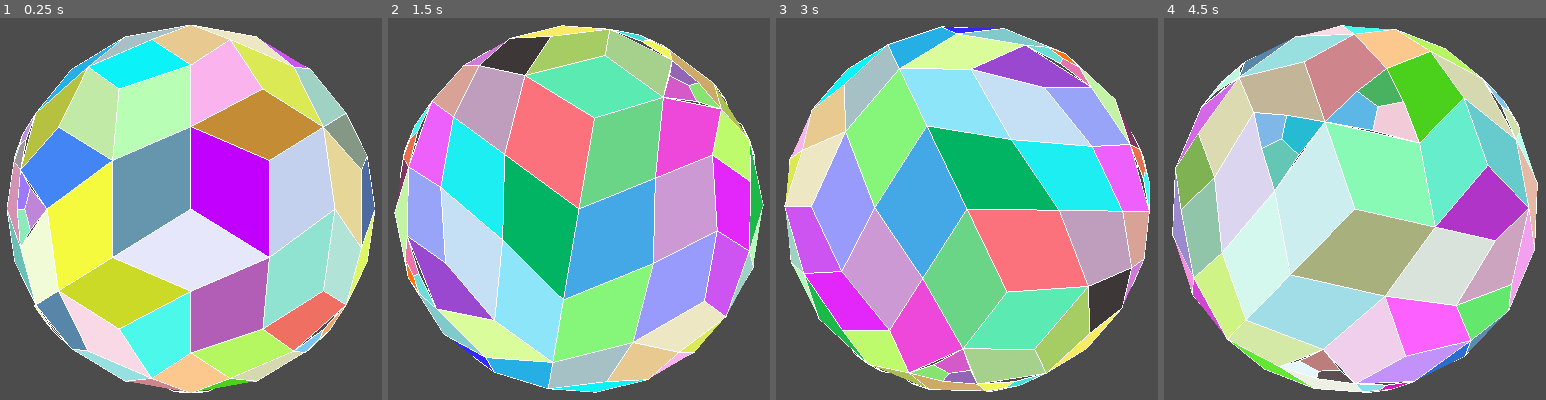
Above: before the commit, frames 1-4 (left to right).
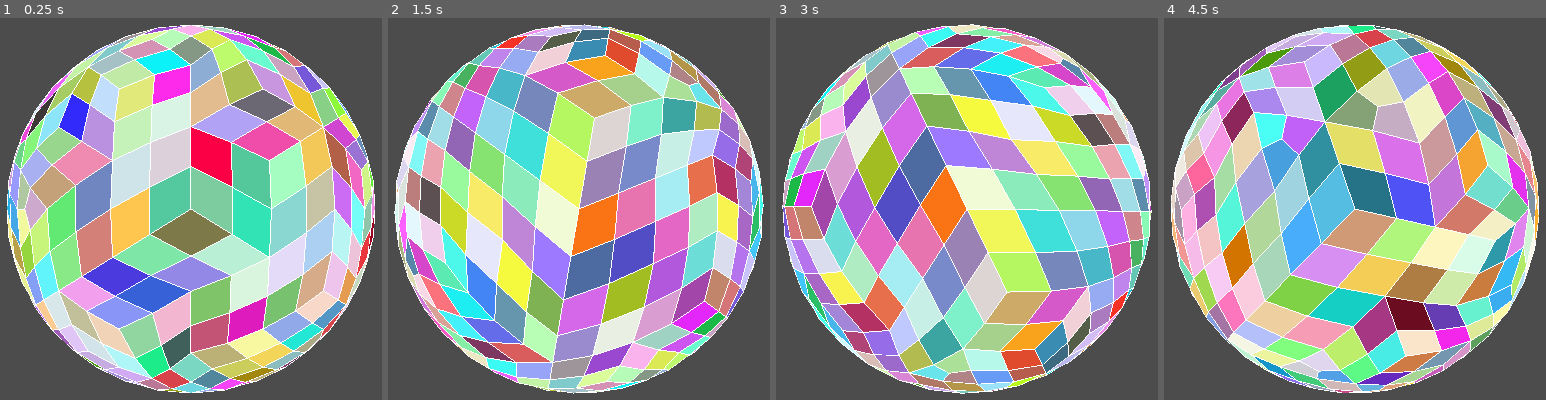
Above: after the commit, the same moments.

Repository: samuelbigos/globescaper
Game: Godot game, scene res://Game.tscn
Two runs of this game, one before a commit and one after it. Both use one fixed random seed, a clock stepped at 60 frames per second and the inputs below.
Inputs (mouse positions are in pixels of both pictures, inside the frame that each line leads up to):
- Up to frame 1 (0.25 s): no input
- Up to frame 2 (1.5 s): tap Enter at 0.5 s; move the mouse to (754, 186) at 0.52 s; hold Right mouse button (mouse_right) 0.53-1.28 s; tap Space at 1.25 s; move the mouse to (418, 231) at 1.27 s; right-click (418, 231) at 1.35 s
- Up to frame 3 (3 s): tap Enter at 2 s; move the mouse to (1047, 105) at 2.02 s; hold Right mouse button (mouse_right) 2.03-2.78 s; tap Space at 2.75 s; move the mouse to (928, 304) at 2.77 s; right-click (928, 304) at 2.85 s
- Up to frame 4 (4.5 s): tap Enter at 3.5 s; move the mouse to (outside the picture) at 3.52 s; hold Right mouse button (mouse_right) 3.53-4.28 s; tap Space at 4.25 s; move the mouse to (outside the picture) at 4.27 s; right-click (outside the picture) at 4.35 s

The runs differ from the first frame. In frame 1, 70% of the frame differs, in the area x 1-99%, y 1-99%; in frame 2, 72%; in frame 3, 72%; in frame 4, 71%.

Commit message:
Working icosphere subdivision.

Diff:
--- a/src/Icosphere.gd
+++ b/src/Icosphere.gd
@@ -9,26 +9,31 @@
 
 class Tri:
 	var type := "tri"
-	var verts = []
+	var v = []
+	var neighbors = [] # can be quads or tris
 
 	func has_edge(edge : Vector2) -> bool:
 		var edge_id = Vector2(min(edge.x, edge.y), max(edge.x, edge.y))
-		if Vector2(min(verts[0], verts[1]), max(verts[0], verts[1])) == edge_id:
+		if Vector2(min(v[0], v[1]), max(v[0], v[1])) == edge_id:
 			return true
-		if Vector2(min(verts[1], verts[2]), max(verts[1], verts[2])) == edge_id:
+		if Vector2(min(v[1], v[2]), max(v[1], v[2])) == edge_id:
 			return true
-		if Vector2(min(verts[2], verts[0]), max(verts[2], verts[0])) == edge_id:
+		if Vector2(min(v[2], v[0]), max(v[2], v[0])) == edge_id:
 			return true
 		return false
 
 	func uid() -> Vector3:
-		var sorted_verts = verts.duplicate()
+		var sorted_verts = v.duplicate()
 		sorted_verts.sort()
 		return Vector3(sorted_verts[0], sorted_verts[1], sorted_verts[2])
 
 class Quad:
 	var type := "quad"
-	var tris = []
+	var v = []
+	var neighbors = [] # can be quads or tris
+
+	var tri_1_uid : Vector3
+	var tri_2_uid : Vector3
 
 
 func generate_icosphere(verts, iterations : int):
@@ -37,6 +42,7 @@
 
 	var t = (1.0 + sqrt(5.0)) / 2.0;
 
+	# create base set of verts from which all tris are made
 	_add_vert(verts, Vector3(-1, t, 0))
 	_add_vert(verts, Vector3(1, t, 0))
 	_add_vert(verts, Vector3(-1, -t, 0))
@@ -50,6 +56,7 @@
 	_add_vert(verts, Vector3(-t, 0, -1))
 	_add_vert(verts, Vector3(-t, 0, 1))
 
+	# create base tris for the icosphere
 	var tris = []
 	tris.append(_add_triangle(5, 11, 0))
 	tris.append(_add_triangle(1, 5, 0))
@@ -75,16 +82,20 @@
 	tris.append(_add_triangle(7, 6, 8))
 	tris.append(_add_triangle(1, 8, 9))
 
+	# at this stage we connect up neighbors, and we need to remember update neighbors as
+	# we modify the icosphere since calculating neighbors again later will be expensive
+
+
 	for _i in range(0, iterations):
 		var new_tris = []
 		for tri in tris:
-			var a = _get_middle(middle_point_index_cache, verts, tri[0], tri[1])
-			var b = _get_middle(middle_point_index_cache, verts, tri[1], tri[2])
-			var c = _get_middle(middle_point_index_cache, verts, tri[2], tri[0])
-
-			new_tris.append(_add_triangle(tri[0], a, c))
-			new_tris.append(_add_triangle(tri[1], b, a))
-			new_tris.append(_add_triangle(tri[2], c, b))
+			var a = _get_middle_2(middle_point_index_cache, verts, tri.v[0], tri.v[1])
+			var b = _get_middle_2(middle_point_index_cache, verts, tri.v[1], tri.v[2])
+			var c = _get_middle_2(middle_point_index_cache, verts, tri.v[2], tri.v[0])
+
+			new_tris.append(_add_triangle(tri.v[0], a, c))
+			new_tris.append(_add_triangle(tri.v[1], b, a))
+			new_tris.append(_add_triangle(tri.v[2], c, b))
 			new_tris.append(_add_triangle(a, b, c))
 
 		tris = new_tris
@@ -95,15 +106,12 @@
 
 	for i in range(0, tris.size()):
 
-		var tri := Tri.new()
-		tri.verts.append(tris[i][0])
-		tri.verts.append(tris[i][1])
-		tri.verts.append(tris[i][2])
+		var tri = tris[i]
 
 		var cont = false
 		for poly in polys:
 			if poly.type == "quad":
-				if poly.tris[0].uid() == tri.uid() or poly.tris[1].uid() == tri.uid():
+				if poly.tri_1_uid == tri.uid() or poly.tri_2_uid == tri.uid():
 					cont = true
 					break
 
@@ -111,19 +119,19 @@
 			continue
 
 		var edges = []
-		if not used_edges.has(Vector2(min(tri.verts[0], tri.verts[1]), max(tri.verts[0], tri.verts[1]))):
-			edges.append(Vector2(tri.verts[0], tri.verts[1]))
-		if not used_edges.has(Vector2(min(tri.verts[1], tri.verts[2]), max(tri.verts[1], tri.verts[2]))):
-			edges.append(Vector2(tri.verts[1], tri.verts[2]))
-		if not used_edges.has(Vector2(min(tri.verts[2], tri.verts[0]), max(tri.verts[2], tri.verts[0]))):
-			edges.append(Vector2(tri.verts[2], tri.verts[0]))
+		if not used_edges.has(Vector2(min(tri.v[0], tri.v[1]), max(tri.v[0], tri.v[1]))):
+			edges.append(Vector2(tri.v[0], tri.v[1]))
+		if not used_edges.has(Vector2(min(tri.v[1], tri.v[2]), max(tri.v[1], tri.v[2]))):
+			edges.append(Vector2(tri.v[1], tri.v[2]))
+		if not used_edges.has(Vector2(min(tri.v[2], tri.v[0]), max(tri.v[2], tri.v[0]))):
+			edges.append(Vector2(tri.v[2], tri.v[0]))
 
 		if edges.size() == 0:
 			polys.append(tri)
 			continue
 
-		var rand_edge = _rng.randi_range(0, edges.size() - 1)
-		var edge = edges[rand_edge]
+		var rand_edge_idx = _rng.randi_range(0, edges.size() - 1)
+		var rand_edge = edges[rand_edge_idx]
 
 		# find the tri opposite the edge
 		# this will be the other tri in tris that matches the two indices in the edge
@@ -133,36 +141,41 @@
 				continue
 
 			var test_tri = Tri.new()
-			test_tri.verts.append(tris[j][0])
-			test_tri.verts.append(tris[j][1])
-			test_tri.verts.append(tris[j][2])
-
-			if test_tri.has_edge(edge):
+			test_tri.v.append(tris[j].v[0])
+			test_tri.v.append(tris[j].v[1])
+			test_tri.v.append(tris[j].v[2])
+
+			if test_tri.has_edge(rand_edge):
 				opposite = test_tri
 				break
 
+		var opposite_verts = [ opposite.v[0], opposite.v[1], opposite.v[2] ]
+		opposite_verts.erase(int(rand_edge.x))
+		opposite_verts.erase(int(rand_edge.y))
+		var opposite_vert = opposite_verts[0]
+
 		# merge the two tris between the edge
-		var tri1 := Tri.new()
-		tri1.verts.append(tri.verts[0])
-		tri1.verts.append(tri.verts[1])
-		tri1.verts.append(tri.verts[2])
-		var tri2 := Tri.new()
-		tri2.verts.append(opposite.verts[0])
-		tri2.verts.append(opposite.verts[1])
-		tri2.verts.append(opposite.verts[2])
 		var quad := Quad.new()
-		quad.tris.append(tri1)
-		quad.tris.append(tri2)
+		for j in range(0, 3):
+			var edge = Vector2(tri.v[j], tri.v[(j + 1) % 3])
+			if edge == rand_edge:
+				quad.v.append(tri.v[j])
+				quad.v.append(opposite_vert)
+			else:
+				quad.v.append(tri.v[j])
+
+		quad.tri_1_uid = tri.uid()
+		quad.tri_2_uid = opposite.uid()
 
 		# mark the 6 edges as used so that we don't further break up this poly (we don't want
 		# anything with more that 4 verts.
 		# add and test in ascending order so we only have to add an edge once
-		used_edges.append(Vector2(min(tri.verts[0], tri.verts[1]), max(tri.verts[0], tri.verts[1])))
-		used_edges.append(Vector2(min(tri.verts[1], tri.verts[2]), max(tri.verts[1], tri.verts[2])))
-		used_edges.append(Vector2(min(tri.verts[2], tri.verts[0]), max(tri.verts[2], tri.verts[0])))
-		used_edges.append(Vector2(min(tri2.verts[0], tri2.verts[1]), max(tri2.verts[0], tri2.verts[1])))
-		used_edges.append(Vector2(min(tri2.verts[1], tri2.verts[2]), max(tri2.verts[1], tri2.verts[2])))
-		used_edges.append(Vector2(min(tri2.verts[2], tri2.verts[0]), max(tri2.verts[2], tri2.verts[0])))
+		used_edges.append(Vector2(min(tri.v[0], tri.v[1]), max(tri.v[0], tri.v[1])))
+		used_edges.append(Vector2(min(tri.v[1], tri.v[2]), max(tri.v[1], tri.v[2])))
+		used_edges.append(Vector2(min(tri.v[2], tri.v[0]), max(tri.v[2], tri.v[0])))
+		used_edges.append(Vector2(min(opposite.v[0], opposite.v[1]), max(opposite.v[0], opposite.v[1])))
+		used_edges.append(Vector2(min(opposite.v[1], opposite.v[2]), max(opposite.v[1], opposite.v[2])))
+		used_edges.append(Vector2(min(opposite.v[2], opposite.v[0]), max(opposite.v[2], opposite.v[0])))
 
 		polys.append(quad)
 
@@ -170,47 +183,46 @@
 	var new_polys = []
 	for poly in polys:
 		if poly.type == "quad":
-			new_polys.append(poly)
-
-#			var quad := poly as Quad
-#			var a = _get_middle(middle_point_index_cache, verts, tri.verts[0], tri.verts[1])
-#			var b = _get_middle(middle_point_index_cache, verts, tri.verts[1], tri.verts[2])
-#			var c = _get_middle(middle_point_index_cache, verts, tri.verts[2], tri.verts[0])
-#			var center = _get_middle_3(middle_point_index_cache, verts, tri.verts[0], tri.verts[1], tri.verts[2])
-#
-#			var new_quad = Quad.new()
-#			new_quad.tris.append(Tri.new())
-#			new_quad.tris.append(Tri.new())
-#			new_quad.tris[0].verts = [ c, tri.verts[0], center ]
-#			new_quad.tris[1].verts = [ tri.verts[0], a, center ]
-#			new_polys.append(new_quad)
+			var quad := poly as Quad
+			var a = _get_middle_2(middle_point_index_cache, verts, quad.v[0], quad.v[1])
+			var b = _get_middle_2(middle_point_index_cache, verts, quad.v[1], quad.v[2])
+			var c = _get_middle_2(middle_point_index_cache, verts, quad.v[2], quad.v[3])
+			var d = _get_middle_2(middle_point_index_cache, verts, quad.v[3], quad.v[0])
+			var m = _get_middle_4(middle_point_index_cache, verts, quad.v[0], quad.v[1], quad.v[2], quad.v[3])
+
+			var new_quad = Quad.new()
+			new_quad.v = [ quad.v[0], a, m, d ]
+			new_polys.append(new_quad)
+
+			new_quad = Quad.new()
+			new_quad.v = [ quad.v[1], b, m, a ]
+			new_polys.append(new_quad)
+
+			new_quad = Quad.new()
+			new_quad.v = [ quad.v[2], c, m, b ]
+			new_polys.append(new_quad)
+
+			new_quad = Quad.new()
+			new_quad.v = [ quad.v[3], d, m, c ]
+			new_polys.append(new_quad)
 
 		if poly.type == "tri":
 			var tri := poly as Tri
-			var a = _get_middle(middle_point_index_cache, verts, tri.verts[0], tri.verts[1])
-			var b = _get_middle(middle_point_index_cache, verts, tri.verts[1], tri.verts[2])
-			var c = _get_middle(middle_point_index_cache, verts, tri.verts[2], tri.verts[0])
-			var center = _get_middle_3(middle_point_index_cache, verts, tri.verts[0], tri.verts[1], tri.verts[2])
+			var a = _get_middle_2(middle_point_index_cache, verts, tri.v[0], tri.v[1])
+			var b = _get_middle_2(middle_point_index_cache, verts, tri.v[1], tri.v[2])
+			var c = _get_middle_2(middle_point_index_cache, verts, tri.v[2], tri.v[0])
+			var m = _get_middle_3(middle_point_index_cache, verts, tri.v[0], tri.v[1], tri.v[2])
 
 			var new_quad = Quad.new()
-			new_quad.tris.append(Tri.new())
-			new_quad.tris.append(Tri.new())
-			new_quad.tris[0].verts = [ c, tri.verts[0], center ]
-			new_quad.tris[1].verts = [ tri.verts[0], a, center ]
+			new_quad.v = [ c, tri.v[0], a, m ]
 			new_polys.append(new_quad)
 
 			new_quad = Quad.new()
-			new_quad.tris.append(Tri.new())
-			new_quad.tris.append(Tri.new())
-			new_quad.tris[0].verts = [ a, tri.verts[1], center ]
-			new_quad.tris[1].verts = [ tri.verts[1], b, center ]
+			new_quad.v = [ a, tri.v[1], b, m ]
 			new_polys.append(new_quad)
 
 			new_quad = Quad.new()
-			new_quad.tris.append(Tri.new())
-			new_quad.tris.append(Tri.new())
-			new_quad.tris[0].verts = [ b, tri.verts[2], center ]
-			new_quad.tris[1].verts = [ tri.verts[2], c, center ]
+			new_quad.v = [ b, tri.v[2], c, m ]
 			new_polys.append(new_quad)
 
 	return new_polys
@@ -226,12 +238,12 @@
 		if poly.type == "tri":
 			var rand_col = Color(_rng.randf(), _rng.randf(), _rng.randf())
 			var tri : Tri = poly as Tri
-			mesh_verts.append(_unit_to_planet(ico_verts[tri.verts[0]]))
-			mesh_verts.append(_unit_to_planet(ico_verts[tri.verts[1]]))
-			mesh_verts.append(_unit_to_planet(ico_verts[tri.verts[2]]))
-			normals.append(tri.verts[0])
-			normals.append(tri.verts[1])
-			normals.append(tri.verts[2])
+			mesh_verts.append(_unit_to_planet(ico_verts[tri.v[0]]))
+			mesh_verts.append(_unit_to_planet(ico_verts[tri.v[1]]))
+			mesh_verts.append(_unit_to_planet(ico_verts[tri.v[2]]))
+			normals.append(tri.v[0])
+			normals.append(tri.v[1])
+			normals.append(tri.v[2])
 			colors.append(rand_col)
 			colors.append(rand_col)
 			colors.append(rand_col)
@@ -239,16 +251,24 @@
 		elif poly.type == "quad":
 			var quad : Quad = poly as Quad
 			var rand_col = Color(_rng.randf(), _rng.randf(), _rng.randf())
-			for tri in quad.tris:
-				mesh_verts.append(_unit_to_planet(ico_verts[tri.verts[0]]))
-				mesh_verts.append(_unit_to_planet(ico_verts[tri.verts[1]]))
-				mesh_verts.append(_unit_to_planet(ico_verts[tri.verts[2]]))
-				normals.append(tri.verts[0])
-				normals.append(tri.verts[1])
-				normals.append(tri.verts[2])
-				colors.append(rand_col)
-				colors.append(rand_col)
-				colors.append(rand_col)
+			mesh_verts.append(_unit_to_planet(ico_verts[quad.v[0]]))
+			mesh_verts.append(_unit_to_planet(ico_verts[quad.v[1]]))
+			mesh_verts.append(_unit_to_planet(ico_verts[quad.v[3]]))
+			normals.append(quad.v[0])
+			normals.append(quad.v[1])
+			normals.append(quad.v[3])
+			colors.append(rand_col)
+			colors.append(rand_col)
+			colors.append(rand_col)
+			mesh_verts.append(_unit_to_planet(ico_verts[quad.v[1]]))
+			mesh_verts.append(_unit_to_planet(ico_verts[quad.v[2]]))
+			mesh_verts.append(_unit_to_planet(ico_verts[quad.v[3]]))
+			normals.append(quad.v[1])
+			normals.append(quad.v[2])
+			normals.append(quad.v[3])
+			colors.append(rand_col)
+			colors.append(rand_col)
+			colors.append(rand_col)
 
 		count += 1
 #		if count > 10:
@@ -273,9 +293,9 @@
 		if poly.type == "tri":
 
 			var tri := poly as Tri
-			var v0 = tri.verts[0]
-			var v1 = tri.verts[1]
-			var v2 = tri.verts[2]
+			var v0 = tri.v[0]
+			var v1 = tri.v[1]
+			var v2 = tri.v[2]
 
 			mesh_verts.append(_unit_to_planet(ico_verts[v0]))
 			mesh_verts.append(_unit_to_planet(ico_verts[v1]))
@@ -292,29 +312,10 @@
 
 			var quad := poly as Quad
 			var edges = []
-			edges.append(Vector2(quad.tris[0].verts[0], quad.tris[0].verts[1]))
-			edges.append(Vector2(quad.tris[0].verts[1], quad.tris[0].verts[2]))
-			edges.append(Vector2(quad.tris[0].verts[2], quad.tris[0].verts[0]))
-			edges.append(Vector2(quad.tris[1].verts[0], quad.tris[1].verts[1]))
-			edges.append(Vector2(quad.tris[1].verts[1], quad.tris[1].verts[2]))
-			edges.append(Vector2(quad.tris[1].verts[2], quad.tris[1].verts[0]))
-
-			var do_break = false
-			for i in range(0, 6):
-				for j in range(0, 6):
-					if i == j:
-						continue
-
-					if Vector2(max(edges[i].x, edges[i].y), min(edges[i].x, edges[i].y)) == Vector2(max(edges[j].x, edges[j].y), min(edges[j].x, edges[j].y)):
-						var edge_i = edges[i]
-						var edge_j = edges[j]
-						edges.erase(edge_i)
-						edges.erase(edge_j)
-						do_break = true
-						break
-
-				if do_break:
-					break
+			edges.append(Vector2(quad.v[0], quad.v[1]))
+			edges.append(Vector2(quad.v[1], quad.v[2]))
+			edges.append(Vector2(quad.v[2], quad.v[3]))
+			edges.append(Vector2(quad.v[3], quad.v[0]))
 
 			for edge in edges:
 				mesh_verts.append(_unit_to_planet(ico_verts[edge.x]) * 1.001)
@@ -336,13 +337,11 @@
 	return mesh_array
 
 func _add_triangle(v1 : int, v2 : int, v3 : int):
-	var tri = []
-	tri.append(v1)
-	tri.append(v2)
-	tri.append(v3)
+	var tri := Tri.new()
+	tri.v = [ v1, v2, v3 ]
 	return tri
 
-func _get_middle(middle_point_index_cache, verts, i1 : int, i2 : int) -> int:
+func _get_middle_2(middle_point_index_cache, verts, i1 : int, i2 : int) -> int:
 	var key = Vector2(min(i1, i2), max(i1, i2))
 	if middle_point_index_cache.has(key):
 		return middle_point_index_cache[key]
@@ -354,6 +353,11 @@
 
 func _get_middle_3(middle_point_index_cache, verts, i1 : int, i2 : int, i3 : int) -> int:
 	var middle_vec = (verts[i1] + verts[i2] + verts[i3]) / 3.0
+	_add_vert(verts, middle_vec)
+	return verts.size() - 1
+
+func _get_middle_4(middle_point_index_cache, verts, i1 : int, i2 : int, i3 : int, i4 : int) -> int:
+	var middle_vec = (verts[i1] + verts[i2] + verts[i3] + verts[i4]) / 4.0
 	_add_vert(verts, middle_vec)
 	return verts.size() - 1
 
